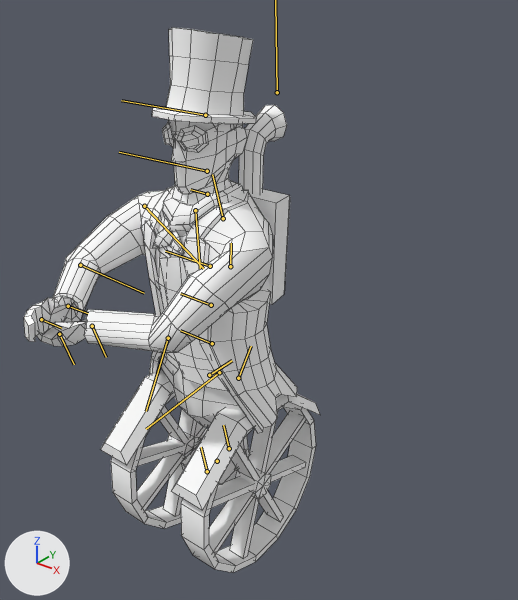
The FBX model Steampunk Soldat/Assets/Models/character/character.FBX, before and after one commit.
Before and after are seen from a 50 mm lens placed at (7.34, -7.01, 10.15), pointed at (0.83, 1.13, 5.1). Every picture has the same lights, and +X, +Y and +Z are marked at lower left. Both versions are drawn at frame 2 of the action 'Take 001'; the numbers are the values there. The bones that bend it are drawn over the model as lines. Mesh edges are drawn as thin lines.

In view in the first picture: 'Box004', 'Box005', 'body', 'engine', 'hat', 'wheels'.
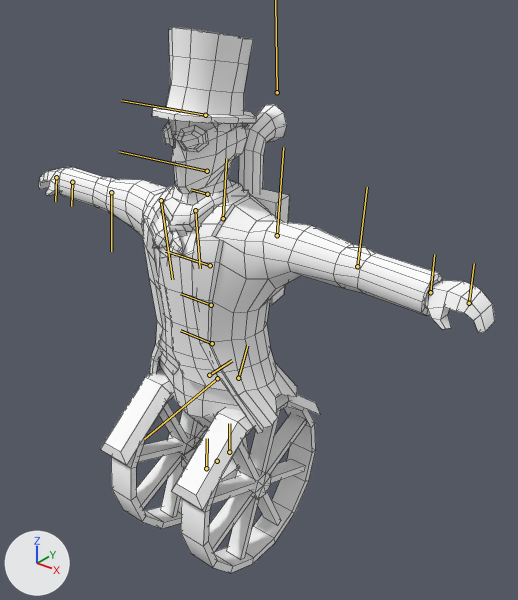
Pixel boxes [x1, y1, x2, y2] of what changed, in the pictures (518 x 600 px):
'body', posed (57% wider)
    before: [52, 120, 297, 433]
    after: [59, 120, 443, 433]
'wheels', posed
    before: [101, 369, 320, 573]
    after: [100, 369, 320, 573]
'Box005', posed
    before: [37, 319, 86, 347]
    after: [425, 280, 495, 332]
'Box004', posed
    before: [24, 296, 74, 341]
    after: [39, 167, 67, 196]
bone 'rarmbone01', root to tip
    before: (144, 206) to (203, 268)
    after: (161, 200) to (172, 279)
bone 'rarmbone02', root to tip
    before: (80, 265) to (144, 293)
    after: (111, 192) to (111, 251)
bone 'rhandbone01', root to tip
    before: (68, 306) to (88, 313)
    after: (72, 182) to (71, 206)
bone 'lcollarbone', root to tip
    before: (223, 218) to (212, 174)
    after: (223, 218) to (226, 158)
bone 'larmbone01', root to tip
    before: (230, 266) to (231, 243)
    after: (277, 235) to (283, 147)
bone 'larmbone02', root to tip
    before: (168, 338) to (146, 411)
    after: (357, 266) to (367, 187)
bone 'lhandbone01', root to tip
    before: (92, 326) to (106, 357)
    after: (430, 292) to (434, 254)
bone 'enginebone01', root to tip
    before: (238, 378) to (251, 346)
    after: (238, 378) to (247, 345)
bone 'enginebone02', root to tip
    before: (219, 372) to (146, 429)
    after: (217, 378) to (144, 439)
bone 'enginebone03', root to tip
    before: (229, 448) to (223, 425)
    after: (229, 452) to (229, 423)

The edits, one by one:
Bone 'wheelbone' (bone_wheelbone) turns from (3, 0, 0) to (0, 0, 0) degrees about its own x, y and z.
Bone 'rcollarbone' (bone_rcollarbone) turns from (1, -18, -21) to (1, 5, -20) degrees about its own x, y and z.
Bone 'rarmbone01' (bone_rarmbone01) turns from (-15, -44, 17) to (-4, -5, -32) degrees about its own x, y and z.
Bone 'rarmbone02' (bone_rarmbone02) turns from (-9, -49, 35) to (6, -2, -1) degrees about its own x, y and z.
Bone 'rhandbone01' (bone_rhandbone01) turns from (33, 17, -45) to (4, -1, -8) degrees about its own x, y and z.
Bone 'lcollarbone' (bone_lcollarbone) turns from (24, -42, 0) to (-10, 7, 21) degrees about its own x, y and z.
Bone 'larmbone01' (bone_larmbone01) turns from (-1, -43, 6) to (10, -1, 30) degrees about its own x, y and z.
Bone 'larmbone02' (bone_larmbone02) turns from (-53, -56, -25) to (-4, -3, -2) degrees about its own x, y and z.
Bone 'lhandbone01' (bone_lhandbone01) turns from (-57, 15, 27) to (1, 4, 14) degrees about its own x, y and z.
Bone 'enginebone01' (bone_enginebone01) turns from (0, 0, 33) to (0, 0, 22) degrees about its own x, y and z.
Bone 'enginebone02' (bone_enginebone02) turns from (0, 0, -39) to (0, 0, -31) degrees about its own x, y and z.
Bone 'enginebone03' (bone_enginebone03) turns from (0, 0, -6) to (0, 0, 11) degrees about its own x, y and z.
